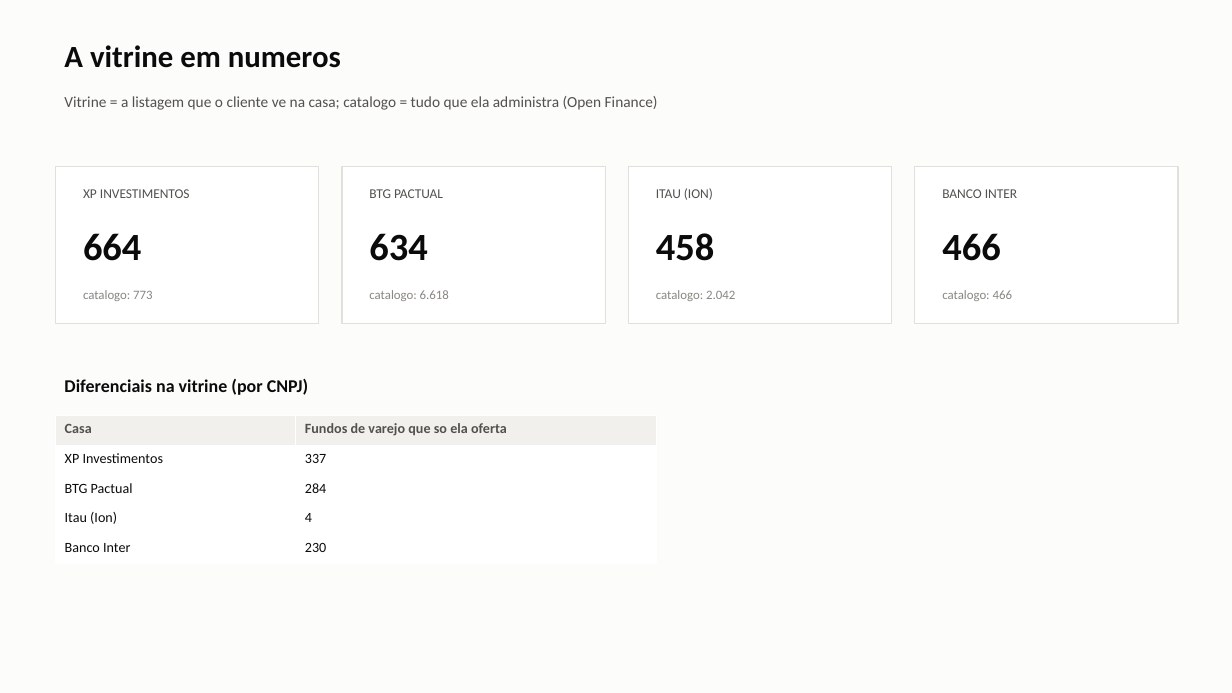
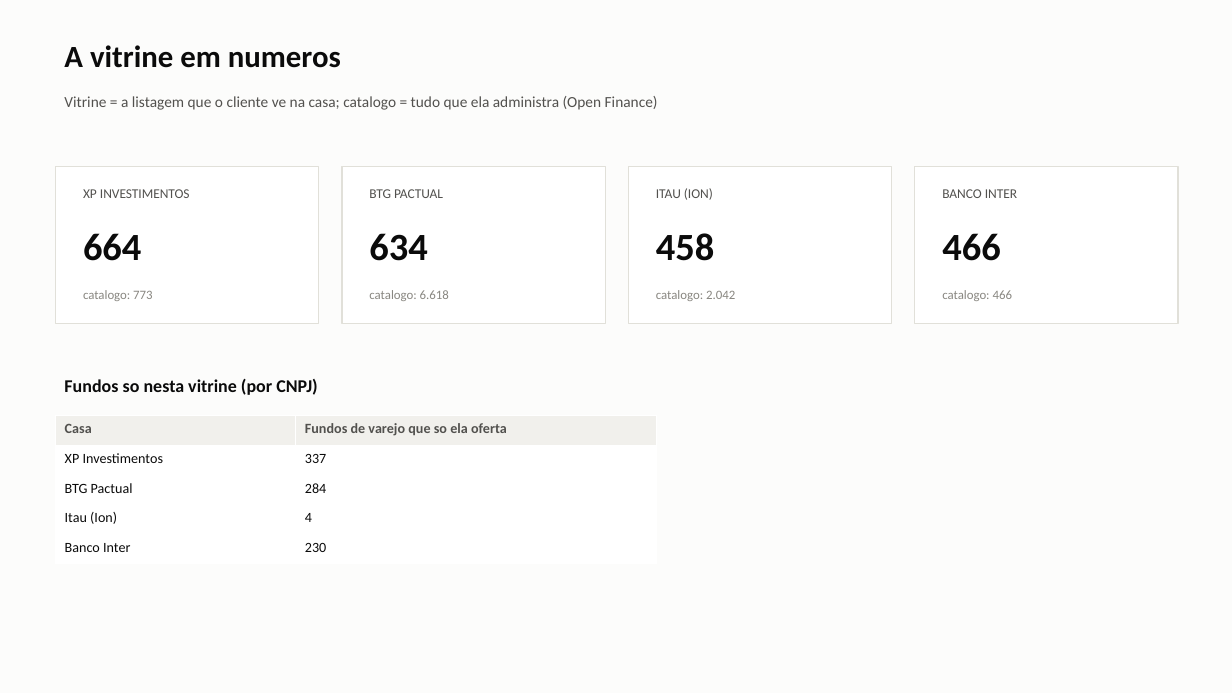
Before and after one commit to fioroto/Sandbox, a slide deck: slide 2 of data/reports/prateleiras-2026-09-20.pptx. Drawn at 1232x693 pixels with LibreOffice and Linux fonts; fonts in the diff are those of the drawing. Boxes give left, top, right and bottom in pixels: in the first picture for what was removed or moved away, otherwise in the second. Text is boxed around its words. In the diff, an @@ line names an element or a change of style, - is before the commit and + after.

```diff
--- a/data/reports/prateleiras-2026-09-20.pptx
+++ b/data/reports/prateleiras-2026-09-20.pptx
@@ text at <box>64,379,317,395</box>: text changed @@
-Diferenciais na vitrine (por CNPJ)
+Fundos so nesta vitrine (por CNPJ)
```
Also in this commit, not shown: 1 slide added, 1 slide removed, 9 other files.
